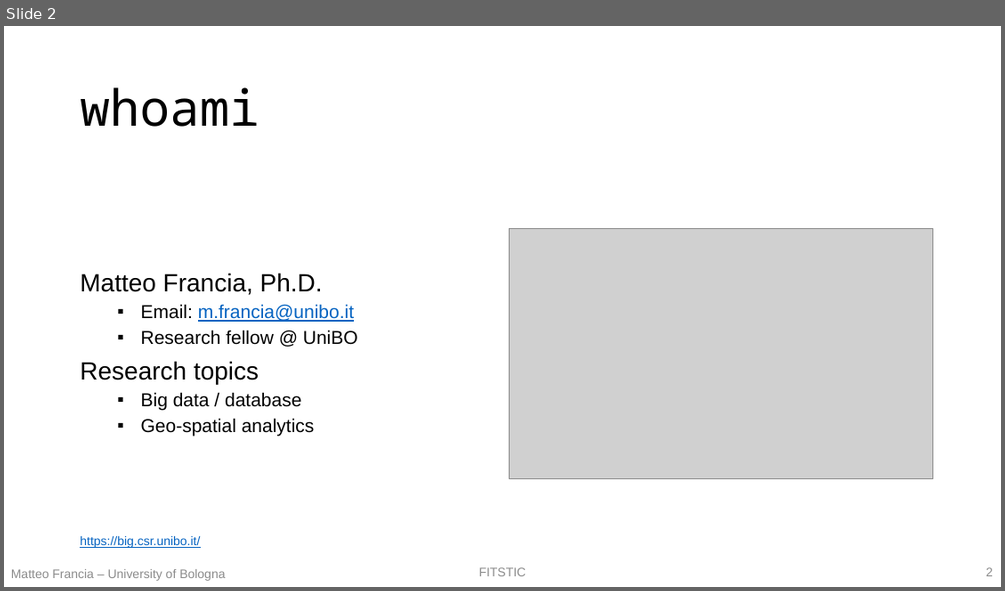
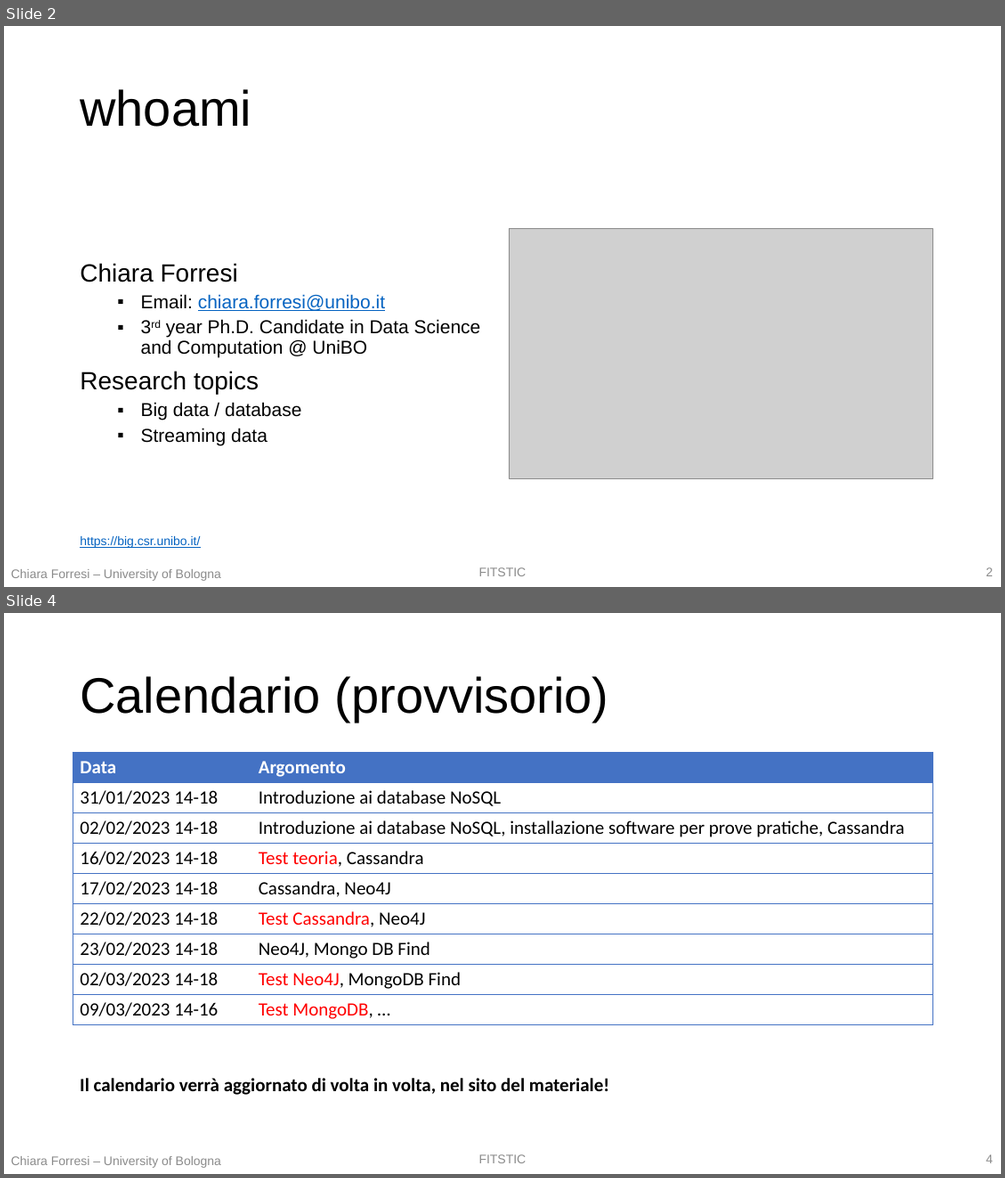
Before and after one commit to w4bo/teaching-nosql, a slide deck: slides/01 - T1 - I database NoSQL.pptx. Shown one above the other, each under a label of ours: slide 2 before the commit, slides 2 and 4 after it; the slides between them are not shown. The pictures are 1005x591 and 1005x1178 pixels, drawn with LibreOffice and Linux fonts; fonts in the diff are those of the drawing; grey boxes stand for pictures. Boxes give left, top, right and bottom in pixels: in the first picture for what was removed or moved away, otherwise in the second. Text is boxed around its words. In the diff, an @@ line names an element or a change of style, - is before the commit and + after.

```diff
--- a/slides/01 - T1 - I database NoSQL.pptx
+++ b/slides/01 - T1 - I database NoSQL.pptx
@@ slide 4 added at bbox=[4, 613, 1001, 1174], background #FFFFFF; not listed: 3 template elements that a slide beside it also shows @@
@@ title added at bbox=[80, 676, 609, 722], 48 pt, text #000000 @@
+Calendario (provvisorio)
@@ table added at bbox=[73, 752, 933, 1025], 9 rows, 2 columns @@
+Data | Argomento
+31/01/2023 14-18 | Introduzione ai database NoSQL
+02/02/2023 14-18 | Introduzione ai database NoSQL, installazione software per prove pratiche, Cassandra
+16/02/2023 14-18 | Test teoria, Cassandra
+17/02/2023 14-18 | Cassandra, Neo4J
+22/02/2023 14-18 | Test Cassandra, Neo4J
+23/02/2023 14-18 | Neo4J, Mongo DB Find
+02/03/2023 14-18 | Test Neo4J, MongoDB Find
+09/03/2023 14-16 | Test MongoDB, …
@@ text added at bbox=[80, 1078, 609, 1094], 18 pt, text #000000, bold @@
+Il calendario verrà aggiornato di volta in volta, nel sito del materiale!
@@ slide 2 changed as well @@
@@ title "whoami" at bbox=[80, 89, 251, 127]: font Noto Sans Mono to Arial @@
@@ text at bbox=[80, 263, 481, 358]: text changed @@
-Matteo Francia, Ph.D.
-  ▪ Email: m.francia@unibo.it
-  ▪ Research fellow @ UniBO
+Chiara Forresi
+  ▪ Email: chiara.forresi@unibo.it
+  ▪ 3rd year Ph.D. Candidate in Data Science and Computation @ UniBO
@@ text at bbox=[141, 427, 267, 445]: text changed @@
-  ▪ Geo-spatial analytics
+  ▪ Streaming data
@@ text at bbox=[11, 569, 221, 580]: text changed @@
-Matteo Francia – University of Bologna
+Chiara Forresi – University of Bologna
```
Also in this commit, not shown: 81 other slides changed, 1 other slide added, 12 other files.
